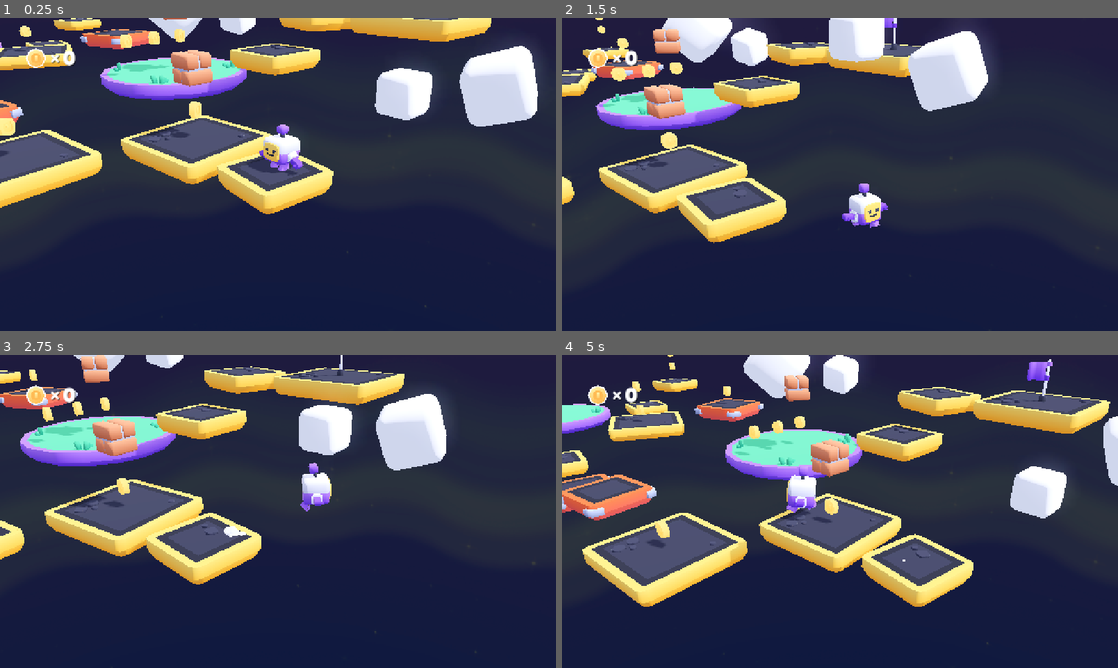
Above: before the commit, frames 1-4 (two rows, left to right).
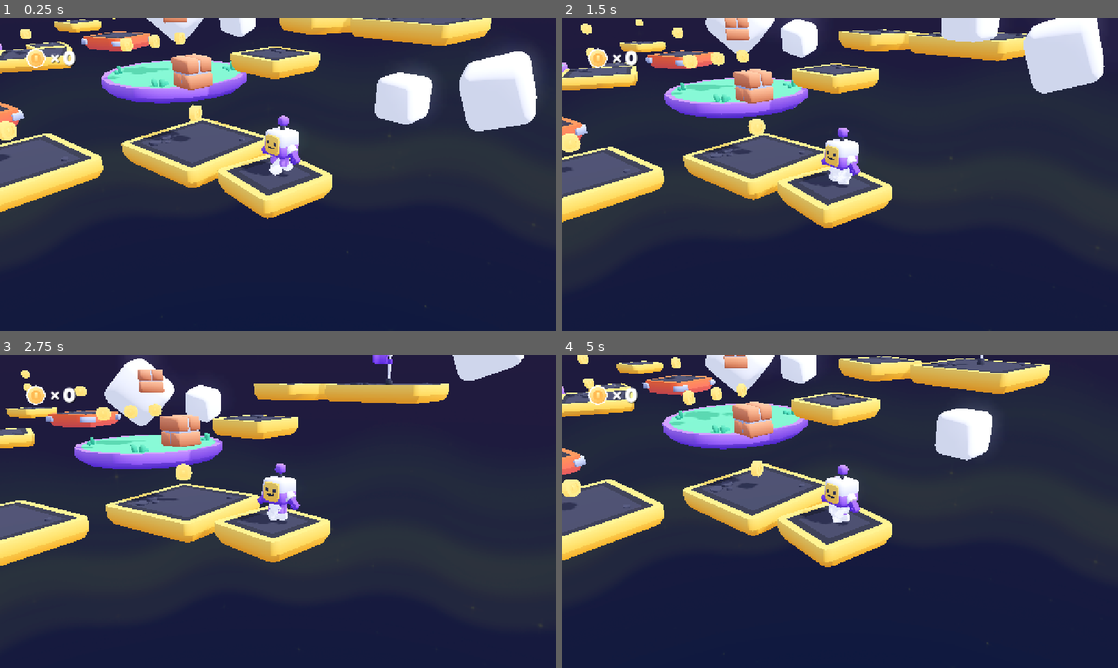
Above: after the commit, the same moments.

Repository: gbrotfischer/game01
Game: Godot game, scene res://scenes/main.tscn
Same seed, same stepped clock (60 frames per second), same inputs: the game is played once before the commit and once after it.
Inputs:
- Up to frame 1 (0.25 s): no input
- Up to frame 2 (1.5 s): hold D (move_right) 0.53-1.28 s; tap Space (jump) at 0.6, 0.77, 1.07 s; hold S (move_back) from 1.28 s (still down); tap Down (camera_down) at 1.35 s
- Up to frame 3 (2.75 s): tap Space (jump) at 1.52, 1.55, 1.82, 2.3 s; release S (move_back) at 2.03 s; hold D (move_right) from 2.03 s (still down); tap Left (camera_left) at 2.1 s
- Up to frame 4 (5 s): release D (move_right) at 2.78 s; hold W (move_forward) 2.78-3.53 s; tap Right (camera_right) at 2.85 s; tap Space (jump) at 3.02, 3.05, 3.32, 3.77, 3.8, 4.07, 4.35, 4.52, 4.82 s; hold A (move_left) from 3.53 s (still down); tap Up (camera_up) at 3.6 s

The runs differ from the first frame. In frame 1, 11% of the frame differs, in the area x 0-97%, y 0-65%; in frame 2, 34%; in frame 3, 31%; in frame 4, 41%, in the area x 0-100%, y 0-81%.
Error after the commit: Parse Error: Used space character for indentation instead of tab as used before in the file. (res://scripts/player.gd:70)

Commit message:
Guard player checkpoint registration

Diff:
--- /dev/null
+++ b/scenes/main_vertical.tscn
@@ -0,0 +1,167 @@
+[gd_scene load_steps=16 format=3 uid="uid://6a4bf6718a80"]
+
+[ext_resource type="Environment" uid="uid://bqnqgflivjvue" path="res://scenes/main-environment.tres" id="1_env"]
+[ext_resource type="Script" uid="uid://djpme521r3cxe" path="res://scripts/main.gd" id="2_main"]
+[ext_resource type="PackedScene" uid="uid://dl2ed4gkybggf" path="res://objects/player.tscn" id="3_player"]
+[ext_resource type="Script" uid="uid://bcg2kkbsnttec" path="res://scripts/view.gd" id="4_view"]
+[ext_resource type="PackedScene" uid="uid://cnymdajj1vsqm" path="res://objects/platform.tscn" id="5_platform"]
+[ext_resource type="PackedScene" uid="uid://rjh4ifidqrfp" path="res://objects/platform_medium.tscn" id="6_platform_medium"]
+[ext_resource type="PackedScene" uid="uid://uqr4hswv6d2g" path="res://objects/platform_grass_large_round.tscn" id="7_platform_grass"]
+[ext_resource type="PackedScene" uid="uid://dtjvjdjl8cs6e" path="res://models/flag.glb" id="8_flag"]
+[ext_resource type="PackedScene" uid="uid://dfpisimsgf5ce" path="res://objects/coin.tscn" id="9_coin"]
+[ext_resource type="Script" uid="uid://bap462su1xjtx" path="res://scripts/hud.gd" id="10_hud"]
+[ext_resource type="Texture2D" uid="uid://cd7oyc56ehkx1" path="res://sprites/coin.png" id="11_coin_texture"]
+[ext_resource type="FontFile" uid="uid://d0cxd77jybrcn" path="res://fonts/lilita_one_regular.ttf" id="12_font"]
+[ext_resource type="Script" uid="uid://3778082915db" path="res://scripts/gameplay/checkpoint_manager.gd" id="13_checkpoint_manager"]
+[ext_resource type="Script" uid="uid://11a0368e5732" path="res://scripts/gameplay/checkpoint_area.gd" id="14_checkpoint_area"]
+
+[sub_resource type="LabelSettings" id="LabelSettings_hud"]
+font = ExtResource("12_font")
+font_size = 48
+shadow_color = Color(0, 0, 0, 0.376471)
+shadow_offset = Vector2(2, 2)
+
+[sub_resource type="SphereShape3D" id="SphereShape3D_checkpoint"]
+radius = 1.5
+
+[node name="MainVertical" type="Node3D"]
+script = ExtResource("2_main")
+
+[node name="Environment" type="WorldEnvironment" parent="."]
+environment = ExtResource("1_env")
+
+[node name="Player" parent="." node_paths=PackedStringArray("view") groups=["player"] instance=ExtResource("3_player")]
+transform = Transform3D(1, 0, 0, 0, 1, 0, 0, 0, 1, 0, 1, 0)
+view = NodePath("../View")
+checkpoint_manager_path = NodePath("../CheckpointManager")
+
+[node name="View" type="Node3D" parent="." node_paths=PackedStringArray("target")]
+transform = Transform3D(0.707107, -0.298836, 0.640856, 0, 0.906308, 0.422618, -0.707107, -0.298836, 0.640856, 0, 0, 0)
+script = ExtResource("4_view")
+target = NodePath("../Player")
+
+[node name="Camera" type="Camera3D" parent="View"]
+transform = Transform3D(1, 0, 0, 0, 1, 0, 0, 0, 1, 0, 0, 10)
+current = true
+fov = 40.0
+
+[node name="World" type="Node3D" parent="."]
+
+[node name="platform_start" parent="World" instance=ExtResource("6_platform_medium")]
+transform = Transform3D(1, 0, 0, 0, 1, 0, 0, 0, 1, 0, 0, 0)
+
+[node name="platform_mid" parent="World" instance=ExtResource("6_platform_medium")]
+transform = Transform3D(1, 0, 0, 0, 1, 0, 0, 0, 1, 2.75, 4, 0.75)
+
+[node name="platform_mid2" parent="World" instance=ExtResource("6_platform_medium")]
+transform = Transform3D(1, 0, 0, 0, 1, 0, 0, 0, 1, -2.5, 8, -0.5)
+
+[node name="platform_upper" parent="World" instance=ExtResource("5_platform")]
+transform = Transform3D(1, 0, 0, 0, 1, 0, 0, 0, 1, 1.5, 12, 0.25)
+
+[node name="platform_top" parent="World" instance=ExtResource("7_platform_grass")]
+transform = Transform3D(1, 0, 0, 0, 1, 0, 0, 0, 1, 0, 16, 0)
+
+[node name="coin_base" parent="World" instance=ExtResource("9_coin")]
+transform = Transform3D(1, 0, 0, 0, 1, 0, 0, 0, 1, 0.5, 2.2, 0)
+
+[node name="coin_mid" parent="World" instance=ExtResource("9_coin")]
+transform = Transform3D(1, 0, 0, 0, 1, 0, 0, 0, 1, -2.5, 9, -0.5)
+
+[node name="coin_upper" parent="World" instance=ExtResource("9_coin")]
+transform = Transform3D(1, 0, 0, 0, 1, 0, 0, 0, 1, 1.5, 13, 0.25)
+
+[node name="coin_top" parent="World" instance=ExtResource("9_coin")]
+transform = Transform3D(1, 0, 0, 0, 1, 0, 0, 0, 1, 0, 17.5, 0)
+
+[node name="flag" parent="World" instance=ExtResource("8_flag")]
+transform = Transform3D(0.707107, 0, -0.707107, 0, 1, 0, 0.707107, 0, 0.707107, 0, 16.5, 0)
+
+[node name="Checkpoints" type="Node3D" parent="."]
+
+[node name="CP_Start" type="Node3D" parent="Checkpoints"]
+transform = Transform3D(1, 0, 0, 0, 1, 0, 0, 0, 1, 0, 0.5, 0)
+
+[node name="Area3D" type="Area3D" parent="Checkpoints/CP_Start"]
+script = ExtResource("14_checkpoint_area")
+checkpoint_manager_path = NodePath("../../../CheckpointManager")
+checkpoint_node_path = NodePath("..")
+
+[node name="CollisionShape3D" type="CollisionShape3D" parent="Checkpoints/CP_Start/Area3D"]
+shape = SubResource("SphereShape3D_checkpoint")
+
+[node name="CP_Mid" type="Node3D" parent="Checkpoints"]
+transform = Transform3D(1, 0, 0, 0, 1, 0, 0, 0, 1, -2.5, 8.5, -0.5)
+
+[node name="Area3D" type="Area3D" parent="Checkpoints/CP_Mid"]
+script = ExtResource("14_checkpoint_area")
+checkpoint_manager_path = NodePath("../../../CheckpointManager")
+checkpoint_node_path = NodePath("..")
+
+[node name="CollisionShape3D" type="CollisionShape3D" parent="Checkpoints/CP_Mid/Area3D"]
+shape = SubResource("SphereShape3D_checkpoint")
+
+[node name="CP_Top" type="Node3D" parent="Checkpoints"]
+transform = Transform3D(1, 0, 0, 0, 1, 0, 0, 0, 1, 0, 16.5, 0)
+
+[node name="Area3D" type="Area3D" parent="Checkpoints/CP_Top"]
+script = ExtResource("14_checkpoint_area")
+checkpoint_manager_path = NodePath("../../../CheckpointManager")
+checkpoint_node_path = NodePath("..")
+
+[node name="CollisionShape3D" type="CollisionShape3D" parent="Checkpoints/CP_Top/Area3D"]
+shape = SubResource("SphereShape3D_checkpoint")
+
+[node name="CheckpointManager" type="Node" parent="."]
+script = ExtResource("13_checkpoint_manager")
+player_path = NodePath("../Player")
+
+[node name="Sun" type="DirectionalLight3D" parent="."]
+transform = Transform3D(-0.422618, -0.694272, 0.582563, 0, 0.642788, 0.766044, -0.906308, 0.323744, -0.271654, 0, 0, 0)
+shadow_enabled = true
+shadow_opacity = 0.75
+
+[node name="HUD" type="Control" parent="."]
+layout_mode = 3
+anchors_preset = 13
+anchor_left = 0.5
+anchor_right = 0.5
+anchor_bottom = 1.0
+offset_left = -640.0
+offset_right = 640.0
+grow_horizontal = 2
+grow_vertical = 2
+size_flags_horizontal = 8
+size_flags_vertical = 8
+script = ExtResource("10_hud")
+
+[node name="Icon" type="TextureRect" parent="HUD"]
+layout_mode = 0
+offset_left = 57.0
+offset_top = 67.0
+offset_right = 313.0
+offset_bottom = 323.0
+scale = Vector2(0.2, 0.2)
+texture = ExtResource("11_coin_texture")
+
+[node name="x" type="Label" parent="HUD"]
+layout_mode = 0
+offset_left = 112.0
+offset_top = 64.0
+offset_right = 144.0
+offset_bottom = 123.0
+text = "×"
+label_settings = SubResource("LabelSettings_hud")
+metadata/_edit_use_anchors_ = true
+
+[node name="Coins" type="Label" parent="HUD"]
+layout_mode = 0
+offset_left = 144.0
+offset_top = 64.0
+offset_right = 368.0
+offset_bottom = 123.0
+text = "0"
+label_settings = SubResource("LabelSettings_hud")
+metadata/_edit_use_anchors_ = true
+
+[connection signal="coin_collected" from="Player" to="HUD" method="_on_coin_collected"]
--- /dev/null
+++ b/scripts/gameplay/checkpoint_area.gd
@@ -0,0 +1,26 @@
+extends Area3D
+
+@export var checkpoint_manager_path: NodePath
+@export var checkpoint_node_path: NodePath
+
+var checkpoint_manager: CheckpointManager
+var checkpoint_node: Node3D
+
+func _ready() -> void:
+	if checkpoint_manager_path != NodePath():
+		checkpoint_manager = get_node_or_null(checkpoint_manager_path)
+	if checkpoint_node_path != NodePath():
+		checkpoint_node = get_node_or_null(checkpoint_node_path)
+	else:
+		checkpoint_node = get_parent() as Node3D
+
+	connect("body_entered", Callable(self, "_on_body_entered"))
+
+func _on_body_entered(body: Node) -> void:
+	if checkpoint_manager == null:
+		return
+	if not body.is_in_group("player"):
+		return
+	if checkpoint_node == null:
+		checkpoint_node = get_parent() as Node3D
+	checkpoint_manager.register_checkpoint(checkpoint_node)
--- /dev/null
+++ b/scripts/gameplay/checkpoint_manager.gd
@@ -0,0 +1,41 @@
+extends Node
+
+class_name CheckpointManager
+
+@export var player_path: NodePath
+@export var respawn_offset: Vector3 = Vector3(0, 1, 0)
+
+var player: CharacterBody3D
+var current_checkpoint: Node3D
+var initial_transform: Transform3D
+
+func _ready() -> void:
+	if player_path != NodePath():
+		var node := get_node_or_null(player_path)
+		if node is CharacterBody3D:
+			register_player(node)
+
+func register_player(new_player: CharacterBody3D) -> void:
+	player = new_player
+	initial_transform = player.global_transform
+
+func register_checkpoint(checkpoint: Node3D) -> void:
+	current_checkpoint = checkpoint
+
+func has_checkpoint() -> bool:
+	return current_checkpoint != null
+
+func respawn_player() -> void:
+	if player == null:
+		return
+
+	var target_transform := initial_transform
+	if current_checkpoint != null:
+		target_transform = current_checkpoint.global_transform
+
+	var target_position := target_transform.origin + respawn_offset
+	player.velocity = Vector3.ZERO
+	player.gravity = 0
+	player.jump_single = true
+	player.jump_double = true
+	player.global_transform = Transform3D(target_transform.basis, target_position)
--- a/scripts/player.gd
+++ b/scripts/player.gd
@@ -8,6 +8,7 @@
 @export_subgroup("Properties")
 @export var movement_speed = 250
 @export var jump_strength = 7
+@export var checkpoint_manager_path: NodePath
 
 var movement_velocity: Vector3
 var rotation_direction: float
@@ -19,6 +20,7 @@
 var jump_double = true
 
 var coins = 0
+var checkpoint_manager: CheckpointManager
 
 @onready var particles_trail = $ParticlesTrail
 @onready var sound_footsteps = $SoundFootsteps
@@ -27,6 +29,20 @@
 
 # Functions
 
+func _ready() -> void:
+	if checkpoint_manager_path == NodePath():
+		return
+
+	var manager_node := get_node_or_null(checkpoint_manager_path)
+	if manager_node == null:
+		return
+
+	if manager_node is CheckpointManager:
+		checkpoint_manager = manager_node
+	else:
+		return
+
+	checkpoint_manager.register_player(self)
 func _physics_process(delta):
 
 	# Handle functions
@@ -55,8 +71,11 @@
 
 	# Falling/respawning
 
-	if position.y < -10:
-		get_tree().reload_current_scene()
+        if position.y < -10:
+                if checkpoint_manager and (checkpoint_manager.has_checkpoint() or checkpoint_manager.player):
+                        checkpoint_manager.respawn_player()
+                else:
+                        get_tree().reload_current_scene()
 
 	# Animation for scale (jumping and landing)
 
Not shown, added: scripts/gameplay/checkpoint_area.gd.uid
Not shown, added: scripts/gameplay/checkpoint_manager.gd.uid
